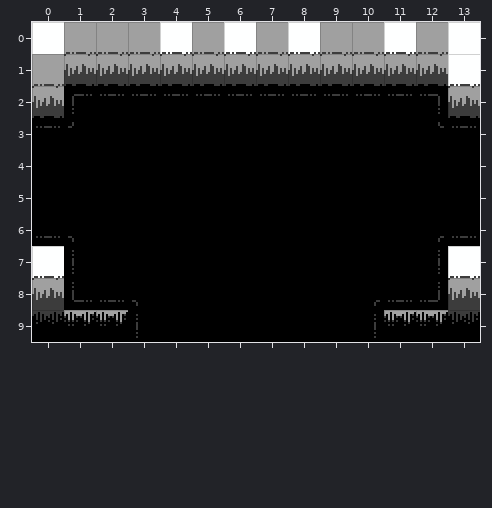
A Tiled map gets an edit: art/rooms/GrassyTest_Standard_ESW.tmx. The picture above was drawn from the file before the commit.
Cells are 16x16 px. Shown: x 0..13, y 0..9. Tiles whose own drawing changed are shown in their newer look in all pictures.
And afterwards:
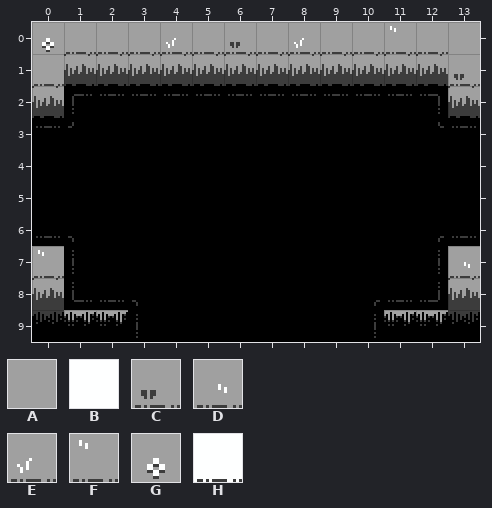
Key: from "MapTiles": A 2 "map", B 3 "map", C 18 "map", D 19 "map", E 20 "map", F 21 "map", G 22 "map", H 24 "map".
_ is an empty cell, . an unchanged one.
What changed:
--- layer "Tile Layer 1"
@@ x 0..13 @@
- 0 B...H.H.H..H.B
- 1 .............H
+ 0 G...E.C.E..F.A
+ 1 .............C
@@ x 0..13 @@
- 7 H............H
+ 7 F............D
